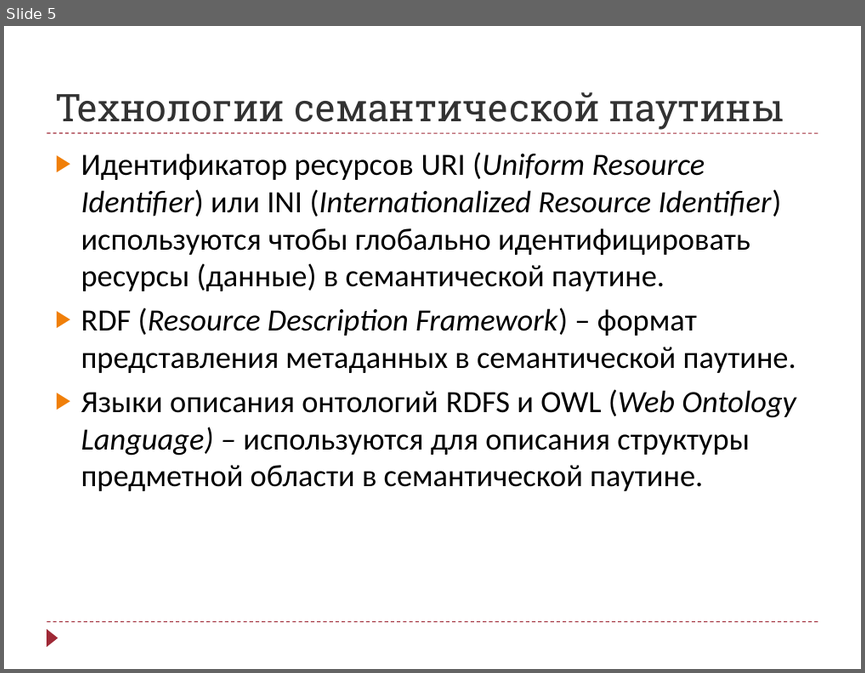
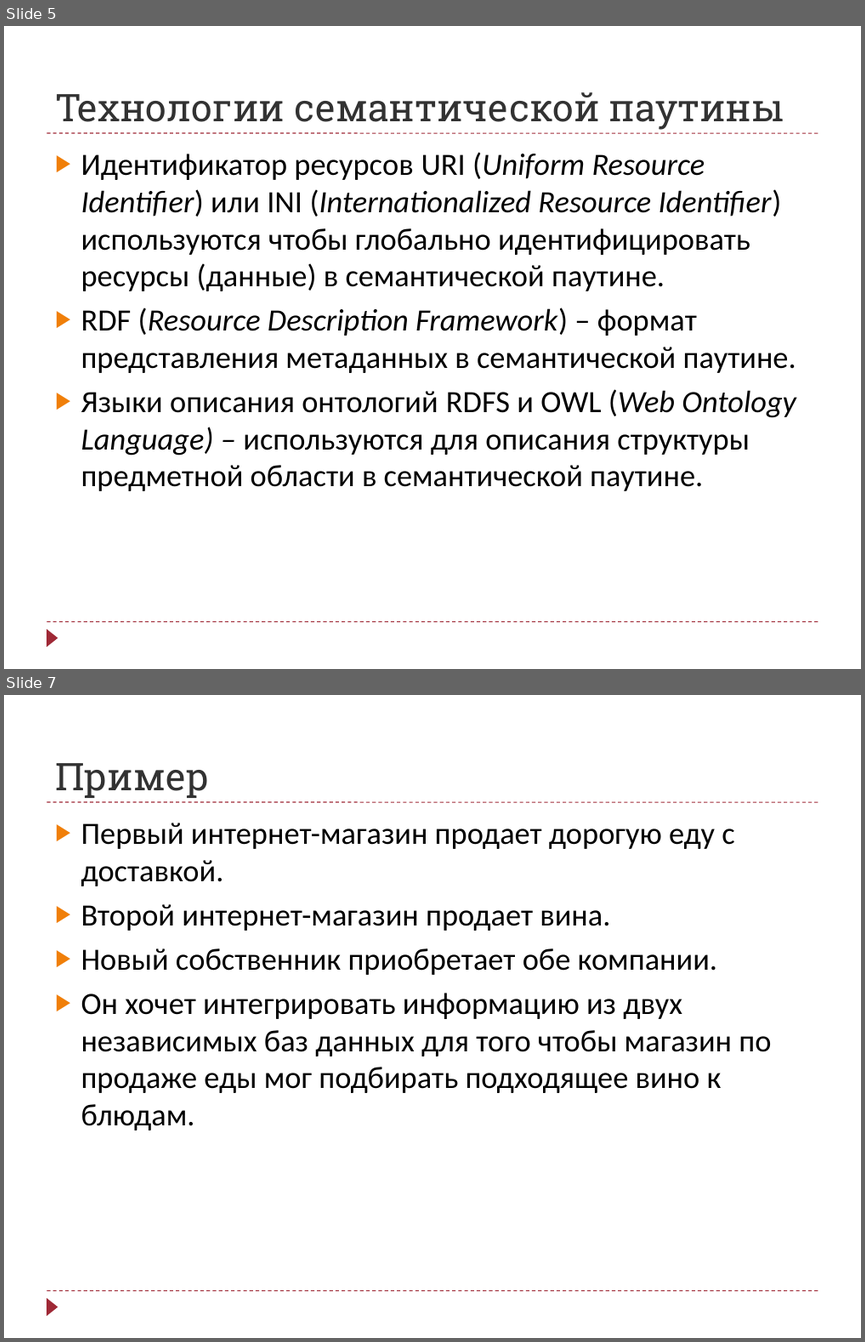
Before and after one commit to arthan1011/diploma, a slide deck: Semantic Presentation.pptx. Shown one above the other, each under a label of ours: slide 5 before the commit, slides 5 and 7 after it; the slides between them are not shown. The pictures are 865x673 and 865x1342 pixels, drawn with LibreOffice and Linux fonts; fonts in the diff are those of the drawing. Boxes give left, top, right and bottom in pixels: in the first picture for what was removed or moved away, otherwise in the second. Text is boxed around its words. In the diff, an @@ line names an element or a change of style, - is before the commit and + after.

```diff
--- a/Semantic Presentation.pptx
+++ b/Semantic Presentation.pptx
@@ slide 7 added at (4, 695, 861, 1338), background #FFFFFF; not listed: 3 template elements that a slide beside it also shows @@
@@ title added at (55, 763, 209, 798), 32 pt, text #323232 @@
+Пример
@@ text added at (81, 823, 771, 1130), 26 pt, text #000000 @@
+▶ Первый интернет-магазин продает дорогую еду с доставкой.
+▶ Второй интернет-магазин продает вина.
+▶ Новый собственник приобретает обе компании.
+▶ Он хочет интегрировать информацию из двух независимых баз данных для того чтобы магазин по продаже еды мог подбирать подходящее вино к блюдам.
```
Also in this commit, not shown: 3 other slides added.
